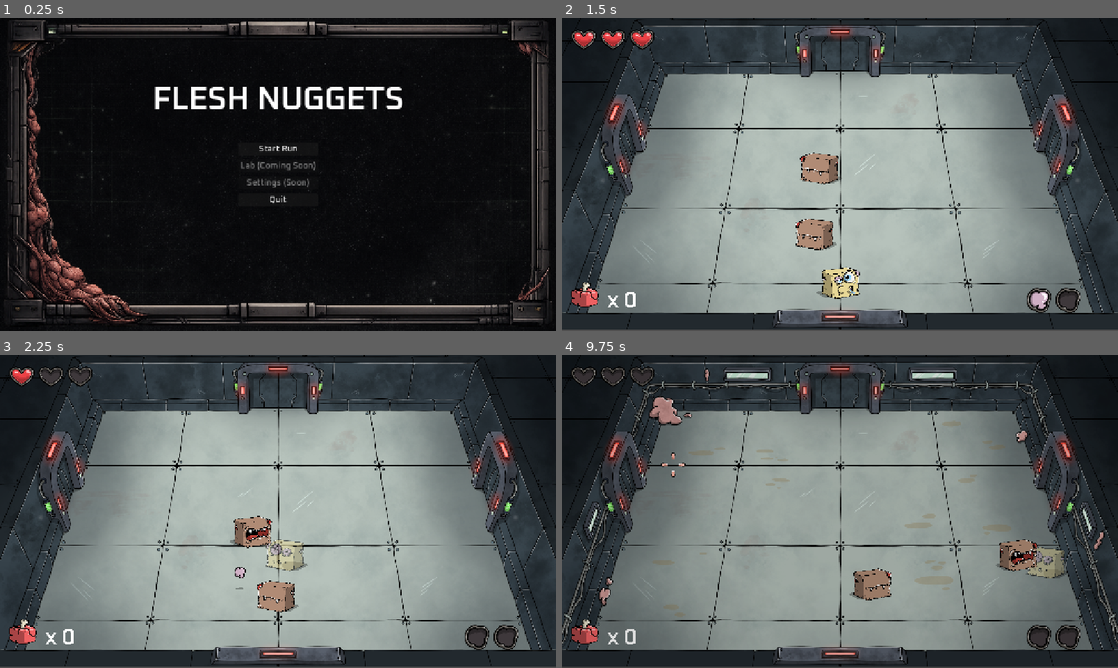
Above: before the commit, frames 1-4 (two rows, left to right).
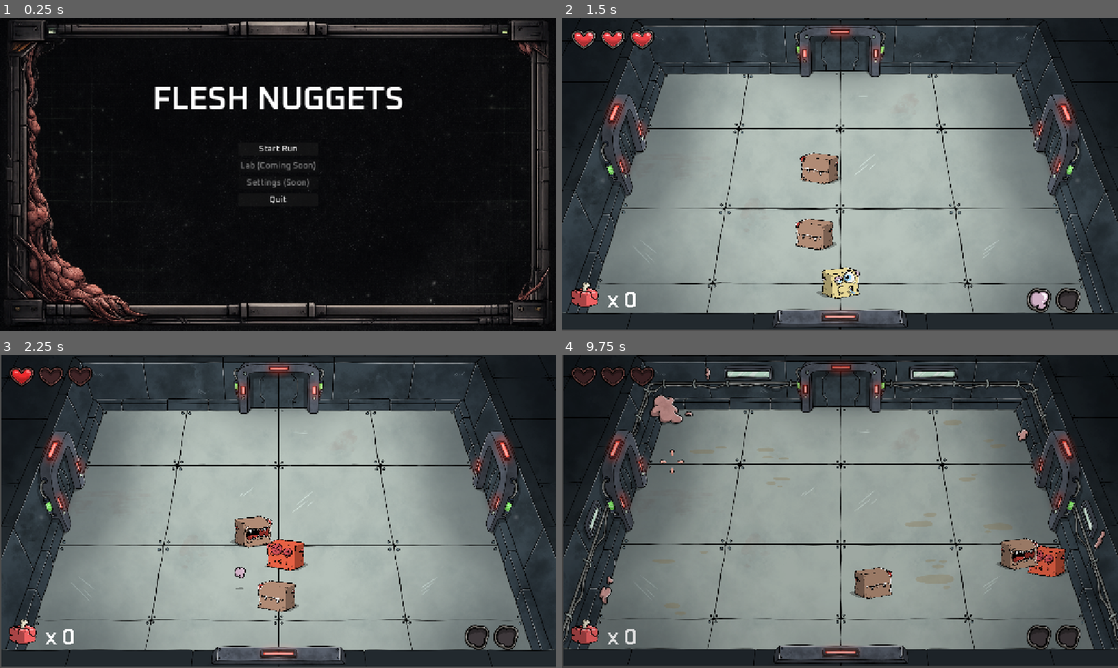
Above: after the commit, the same moments.

Repository: MrMocket/flesh-nuggets
Game: Godot game, scene res://scenes/ui/MainMenu.tscn
Two runs of this game, one before a commit and one after it. Both use one fixed random seed, a clock stepped at 60 frames per second and the inputs below.
Inputs (mouse positions are in pixels of both pictures, inside the frame that each line leads up to):
- Up to frame 1 (0.25 s): no input
- Up to frame 2 (1.5 s): click "Start Run" at 0.5 s; tap Enter (ui_accept) at 1.25 s; move the mouse to (812, 237) at 1.27 s; hold W (move_up) from 1.28 s (still down); tap Down (aim_down) at 1.35 s
- Up to frame 3 (2.25 s): keep holding W (move_up); tap Enter (ui_accept) at 1.52 s; move the mouse to (444, 558) at 2.02 s; tap Left (aim_left) at 2.1 s
- Up to frame 4 (9.75 s): tap Enter (ui_accept) at 2.27, 4.52, 5.27, 6.02, 7.52, 8.27, 9.02 s; move the mouse to (673, 464) at 2.77 s; release W (move_up) at 2.78 s; hold A (move_left) 2.78-3.5 s; tap Right (aim_right) at 2.85, 8.1 s; click "Retry" at 3.5 s; move the mouse to (867, 511) at 4.27 s; hold A (move_left) 4.28-5.03 s; tap Up (aim_up) at 4.35, 8.85 s; move the mouse to (756, 433) at 5.02 s; press the mouse at (756, 433) at 5.03 s; hold S (move_down) 5.03-5.78 s; move the mouse to (962, 495) at 5.77 s; release the mouse at (962, 495) at 5.78 s; hold D (move_right) 5.78-6.53 s; tap Space (dash) at 5.85 s; move the mouse to (728, 527) at 6.52 s; hold W (move_up) 6.53-7.28 s; tap Down (aim_down) at 6.6 s; move the mouse to (895, 442) at 7.27 s; hold D (move_right) 7.28-9.53 s; tap Left (aim_left) at 7.35 s; move the mouse to (812, 574) at 8.02 s; move the mouse to (1006, 558) at 8.77 s; move the mouse to (673, 464) at 9.52 s; press the mouse at (673, 464) at 9.53 s; hold S (move_down) from 9.53 s (still down)

Frames 1-2 are identical in both runs. In frame 3, 6.7% of the frame differs, in the area x 0-100%, y 0-100%; in frame 4, 14%.

Commit message:
game update
enemey and player damage feed back

Diff:
--- a/game/flesh-nugget-game/scripts/combat/HUD.gd
+++ b/game/flesh-nugget-game/scripts/combat/HUD.gd
@@ -15,6 +15,9 @@
 @export var heart_spacing := 12
 @export var ammo_spacing := 12
 @export var nugget_spacing := 8
+@export var damage_pulse_in_time := 0.04
+@export var damage_pulse_out_time := 0.10
+@export var damage_flash_color := Color(1.0, 0.65, 0.65, 1.0)
 
 @onready var hearts_row: HBoxContainer = $Hearts
 @onready var ammo_row: HBoxContainer = $Ammo
@@ -29,6 +32,7 @@
 var _max_ammo := 0
 
 var nugget_count := 0
+var _damage_fx_token := 0
 
 func _ready() -> void:
 	add_to_group("hud") # so NuggetDrop can find us
@@ -121,3 +125,20 @@
 		var t := row.get_child(i) as TextureRect
 		if t:
 			t.texture = full_tex if i < current else empty_tex
+
+
+func show_damage_feedback() -> void:
+	if hearts_row == null:
+		return
+
+	_damage_fx_token += 1
+	var token := _damage_fx_token
+
+	hearts_row.modulate = damage_flash_color
+
+	await get_tree().create_timer(damage_pulse_in_time).timeout
+	if token != _damage_fx_token:
+		return
+
+	var tw := create_tween()
+	tw.tween_property(hearts_row, "modulate", Color(1, 1, 1, 1), damage_pulse_out_time)
--- a/game/flesh-nugget-game/scripts/enemies/EnemyBasicMelee.gd
+++ b/game/flesh-nugget-game/scripts/enemies/EnemyBasicMelee.gd
@@ -116,6 +116,7 @@
 # ----------------------------
 @export var flash_time := 0.08
 @export var flash_alpha := 0.5
+@export var hit_flash_color := Color(1.0, 0.45, 0.45, 1.0)
 var _flash_token := 0
 
 # ----------------------------
@@ -540,9 +541,7 @@
 	_flash_token += 1
 	var t := _flash_token
 
-	var m := anim.modulate
-	m.a = flash_alpha
-	anim.modulate = m
+	anim.modulate = hit_flash_color
 
 	if info != null and info.direction != Vector2.ZERO:
 		_try_evade(info.direction)
@@ -551,9 +550,7 @@
 	if t != _flash_token:
 		return
 
-	m = anim.modulate
-	m.a = 1.0
-	anim.modulate = m
+	anim.modulate = Color(1, 1, 1, 1)
 
 
 func _on_died(_info: DamageInfo) -> void:
--- a/game/flesh-nugget-game/scripts/main.gd
+++ b/game/flesh-nugget-game/scripts/main.gd
@@ -4,6 +4,15 @@
 @onready var hud: HUD = $UI/HUD
 @onready var pause_menu := $PauseUI/PauseMenu
 @onready var dark_overlay: ColorRect = $PauseUI/DarkOverlay
+@onready var world: Node2D = $World
+@onready var actors: Node2D = $Actors
+
+@export var damage_shake_duration := 0.10
+@export var damage_shake_strength := 8.0
+
+var _shake_time_left := 0.0
+var _world_base_pos := Vector2.ZERO
+var _actors_base_pos := Vector2.ZERO
 
 func _ready() -> void:
 	if player == null:
@@ -25,9 +34,38 @@
 	dark_overlay.visible = false
 	hud.bind_player(player)
 
+	_world_base_pos = world.position
+	_actors_base_pos = actors.position
+
+	if player.has_signal("damaged_feedback") and not player.damaged_feedback.is_connected(_on_player_damaged_feedback):
+		player.damaged_feedback.connect(_on_player_damaged_feedback)
+
+
+func _process(delta: float) -> void:
+	if _shake_time_left > 0.0:
+		_shake_time_left = max(0.0, _shake_time_left - delta)
+		var safe_duration: float = damage_shake_duration if damage_shake_duration > 0.001 else 0.001
+		var fade: float = _shake_time_left / safe_duration
+		var offset := Vector2(
+			randf_range(-1.0, 1.0),
+			randf_range(-1.0, 1.0)
+		) * damage_shake_strength * fade
+
+		world.position = _world_base_pos + offset
+		actors.position = _actors_base_pos + offset
+	else:
+		if world.position != _world_base_pos:
+			world.position = _world_base_pos
+		if actors.position != _actors_base_pos:
+			actors.position = _actors_base_pos
+
 func _unhandled_input(event: InputEvent) -> void:
 	if event.is_action_pressed("ui_cancel") and not get_tree().paused:
 		dark_overlay.visible = true
 		get_tree().paused = true
 		pause_menu.open_menu()
 		get_viewport().set_input_as_handled()
+
+
+func _on_player_damaged_feedback() -> void:
+	_shake_time_left = max(_shake_time_left, damage_shake_duration)
--- a/game/flesh-nugget-game/scripts/player/Player.gd
+++ b/game/flesh-nugget-game/scripts/player/Player.gd
@@ -1,6 +1,7 @@
 extends CharacterBody2D
 
 signal ammo_changed(current: int, max: int)
+signal damaged_feedback
 
 # ----------------------------
 # Movement feel
@@ -17,6 +18,7 @@
 
 @export var flash_time := 0.08
 @export var flash_alpha := 0.5
+@export var hit_flash_color := Color(1.0, 0.45, 0.45, 1.0)
 
 # ----------------------------
 # Weapon / firing
@@ -455,17 +457,19 @@
 	can_attack = false
 	hit_timer.wait_time = hit_stutter_time
 	hit_timer.start()
+	emit_signal("damaged_feedback")
+	get_tree().call_group("hud", "show_damage_feedback")
 
 	flash_token += 1
 	var t := flash_token
 
-	anim.modulate.a = flash_alpha
+	anim.modulate = hit_flash_color
 
 	await get_tree().create_timer(flash_time).timeout
 	if t != flash_token:
 		return
 
-	anim.modulate.a = 1.0
+	anim.modulate = Color(1, 1, 1, 1)
 
 
 func _on_died(_info: DamageInfo) -> void:
